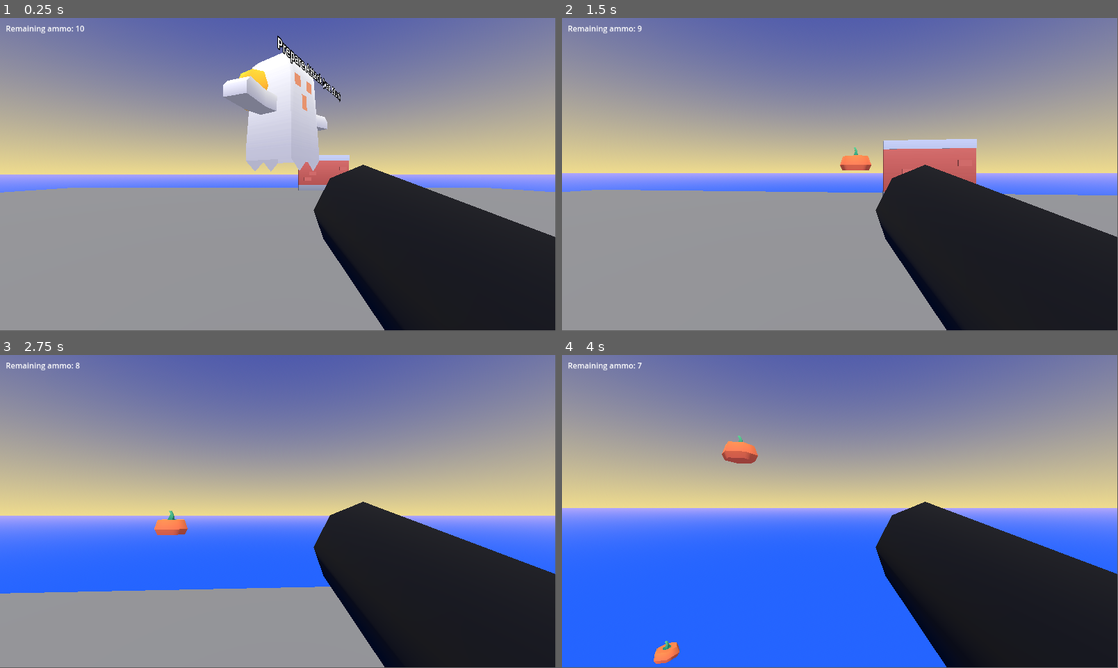
Above: before the commit, frames 1-4 (two rows, left to right).
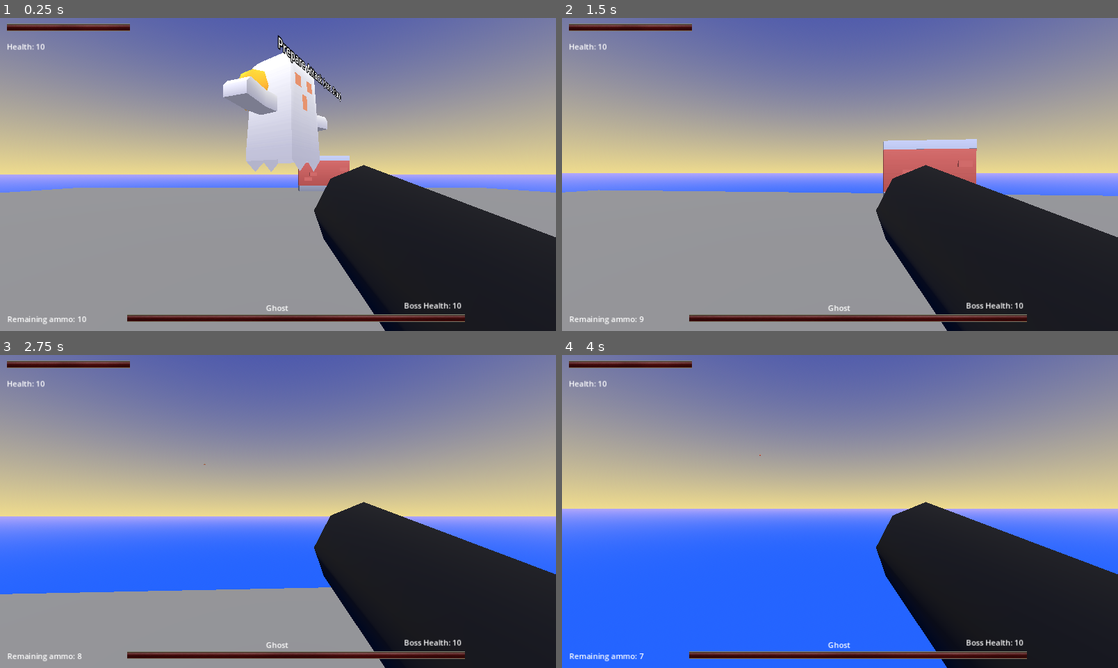
Above: after the commit, the same moments.

Repository: florianvazelle/BossRush
Game: Godot game, scene res://scenes/main.tscn
The game is run twice, just before and just after one commit, with the same random seed, the same clock (stepped at 60 frames per second) and the same inputs.
Inputs (mouse positions are in pixels of both pictures, inside the frame that each line leads up to):
- Up to frame 1 (0.25 s): no input
- Up to frame 2 (1.5 s): tap Enter at 0.5 s; move the mouse to (867, 171) at 0.52 s; press the mouse at (867, 171) at 0.53 s; hold W (pm_moveforward) from 0.53 s (still down); tap Space (jump) at 0.77 s; tap R at 0.8, 1.35 s; move the mouse to (812, 174) at 1.27 s; release the mouse at (812, 174) at 1.28 s
- Up to frame 3 (2.75 s): keep holding W (pm_moveforward); tap Space (jump) at 1.52 s; click (250, 511) at 1.55 s; move the mouse to (289, 505) at 2.02 s; hold E (interact) from 2.03 s (still down); tap R at 2.3 s
- Up to frame 4 (4 s): keep holding W (pm_moveforward); move the mouse to (834, 514) at 2.77 s; release E (interact) at 2.78 s; click (834, 514) at 2.85 s; tap Space (jump) at 3.02, 3.77 s; move the mouse to (878, 514) at 3.52 s; hold Shift (sprint) from 3.53 s (still down); tap R at 3.8 s
In our replay, the window is 799x449 before the commit and 800x450 after it. These sizes can differ from the game's own. Grey fills any space a smaller window leaves; there, only what the larger window draws over its background counts as a difference.

The runs differ from the first frame. In frame 1, 3.0% of the frame differs, in the area x 0-100%, y 0-100%; in frame 2, 3.0%; in frame 3, 3.2%; in frame 4, 3.5%.

Commit message:
ui: add basic hud

Diff:
--- a/project.godot
+++ b/project.godot
@@ -22,6 +22,7 @@
 [display]
 
 window/size/mode=2
+window/stretch/mode="canvas_items"
 
 [editor_plugins]
 
--- a/scenes/main.tscn
+++ b/scenes/main.tscn
@@ -8,6 +8,8 @@
 [ext_resource type="PackedScene" uid="uid://b05wfry8s5tbp" path="res://scenes/pumpkin_reload.tscn" id="6_klwtk"]
 [ext_resource type="Script" path="res://scripts/reload_spawn.gd" id="6_w1d3r"]
 [ext_resource type="Script" path="res://scripts/ui.gd" id="8_bqhqc"]
+[ext_resource type="Texture2D" uid="uid://v3n4gm8u4wod" path="res://assets/ui/bars/health-under.png" id="9_5cnij"]
+[ext_resource type="Texture2D" uid="uid://bcun7ikaou25c" path="res://assets/ui/bars/health-over.png" id="10_5box4"]
 
 [sub_resource type="ProceduralSkyMaterial" id="ProceduralSkyMaterial_1avmj"]
 sky_top_color = Color(0.185614, 0.254854, 0.699219, 1)
@@ -79,18 +81,65 @@
 [node name="UI" type="Control" parent="."]
 layout_mode = 3
 anchors_preset = 0
-offset_right = 40.0
-offset_bottom = 40.0
+offset_right = 41.0
+offset_bottom = 34.0
 script = ExtResource("8_bqhqc")
 
 [node name="AmmoLabel" type="Label" parent="UI"]
 layout_mode = 0
-offset_left = 12.0
-offset_top = 10.0
-offset_right = 94.0
-offset_bottom = 33.0
+offset_left = 15.0
+offset_top = 612.0
+offset_right = 97.0
+offset_bottom = 635.0
 text = "Ammo: %s"
 
+[node name="PlayerHealthLabel" type="Label" parent="UI"]
+layout_mode = 0
+offset_left = 14.0
+offset_top = 48.0
+offset_right = 96.0
+offset_bottom = 71.0
+text = "Health: %s"
+
+[node name="PlayerHealthBar" type="TextureProgressBar" parent="UI"]
+layout_mode = 0
+offset_left = 14.0
+offset_top = 12.0
+offset_right = 270.0
+offset_bottom = 28.0
+max_value = 10.0
+value = 5.0
+texture_under = ExtResource("9_5cnij")
+texture_progress = ExtResource("10_5box4")
+
+[node name="BossHealthLabel" type="Label" parent="UI"]
+layout_mode = 0
+offset_left = 837.0
+offset_top = 584.0
+offset_right = 959.0
+offset_bottom = 607.0
+text = "Boss Health: %s"
+
+[node name="BossHealthBar" type="TextureProgressBar" parent="UI"]
+offset_left = 264.0
+offset_top = 614.0
+offset_right = 963.0
+offset_bottom = 630.0
+max_value = 10.0
+value = 5.0
+nine_patch_stretch = true
+texture_under = ExtResource("9_5cnij")
+texture_progress = ExtResource("10_5box4")
+
+[node name="BossNameLabel" type="Label" parent="UI"]
+layout_mode = 0
+offset_left = 551.0
+offset_top = 589.0
+offset_right = 673.0
+offset_bottom = 612.0
+text = "Boss Name: %s"
+
+[connection signal="life_changed" from="Player" to="UI" method="_on_player_life_changed"]
 [connection signal="remaining_ammo_changed" from="Player" to="UI" method="_on_player_remaining_ammo_changed"]
 [connection signal="timeout" from="SpawnReloadTimer" to="PumpkinSpawnRange" method="_on_timer_spawn_pumpkin_timeout"]
 [connection signal="ReloadPlayer" from="PumpkinSpawnRange" to="Player" method="_on_pumpkin_spawn_range_reload_player"]
--- a/scenes/player/player.tscn
+++ b/scenes/player/player.tscn
@@ -43,3 +43,5 @@
 
 [node name="LifeComponent" type="Node" parent="." index="4"]
 script = ExtResource("6_rny40")
+
+[connection signal="life_changed" from="LifeComponent" to="." method="_on_life_component_life_changed"]
--- a/scripts/canon.gd
+++ b/scripts/canon.gd
@@ -20,7 +20,7 @@
 
 		var target: Vector3 = to_global(spawn.position + Vector3.UP)
 		var dir: Vector3 = spawn.global_position - target
-		var speed := 20
+		var speed := 200
 		ammo.apply_impulse(dir.normalized() * speed)
 
 		ammo_count -= 1
--- a/scripts/life.gd
+++ b/scripts/life.gd
@@ -7,9 +7,11 @@
 @onready var body_node: CollisionObject3D = get_node(body_path)
 @onready var life = initial_life
 
+signal life_changed(new_life)
 
 func apply_damage(damage: int) -> void:
 	life -= damage
+	life_changed.emit(life)
 
 
 func _process(delta: float) -> void:
--- a/scripts/player/movement_controller.gd
+++ b/scripts/player/movement_controller.gd
@@ -2,6 +2,7 @@
 extends CharacterBody3D
 
 signal remaining_ammo_changed(new_quantiy)
+signal life_changed(new_life)
 
 @export_range(0.0, 1.0, 0.05) var air_control := 0.3
 
@@ -76,7 +77,12 @@
 
 func _ready() -> void:
 	remaining_ammo_changed.emit($Head/Canon.ammo_count)
+	life_changed.emit($LifeComponent.life)
 
 func _on_pumpkin_spawn_range_reload_player(quantity: Variant) -> void:
 	$Head/Canon.reload(quantity)
 	remaining_ammo_changed.emit($Head/Canon.ammo_count)
+
+
+func _on_life_component_life_changed(new_life: Variant) -> void:
+	life_changed.emit(new_life)
--- a/scripts/ui.gd
+++ b/scripts/ui.gd
@@ -3,3 +3,14 @@
 
 func _on_player_remaining_ammo_changed(new_quantiy: Variant) -> void:
 	$AmmoLabel.text = "Remaining ammo: %s" % new_quantiy
+
+
+func _on_player_life_changed(new_life: Variant) -> void:
+	$PlayerHealthLabel.text = "Health: %s" % new_life
+	$PlayerHealthBar.value = new_life
+
+func _process(delta: float) -> void:
+	$BossNameLabel.text = "Ghost"
+	var boss_health = get_node("../Ghost").get_node("GhostBody/LifeComponent").life
+	$BossHealthLabel.text = "Boss Health: %s" % boss_health
+	$BossHealthBar.value = boss_health
Binary file added: assets/ui/bars/bar-left.png
Not shown, added: assets/ui/bars/bar-left.png.import
Binary file added: assets/ui/bars/bar-right.png
Not shown, added: assets/ui/bars/bar-right.png.import
Binary file added: assets/ui/bars/health-over.png
Not shown, added: assets/ui/bars/health-over.png.import
Binary file added: assets/ui/bars/health-under.png
Not shown, added: assets/ui/bars/health-under.png.import
Not shown: 1 places in scenes/main.tscn that only renumber resources
